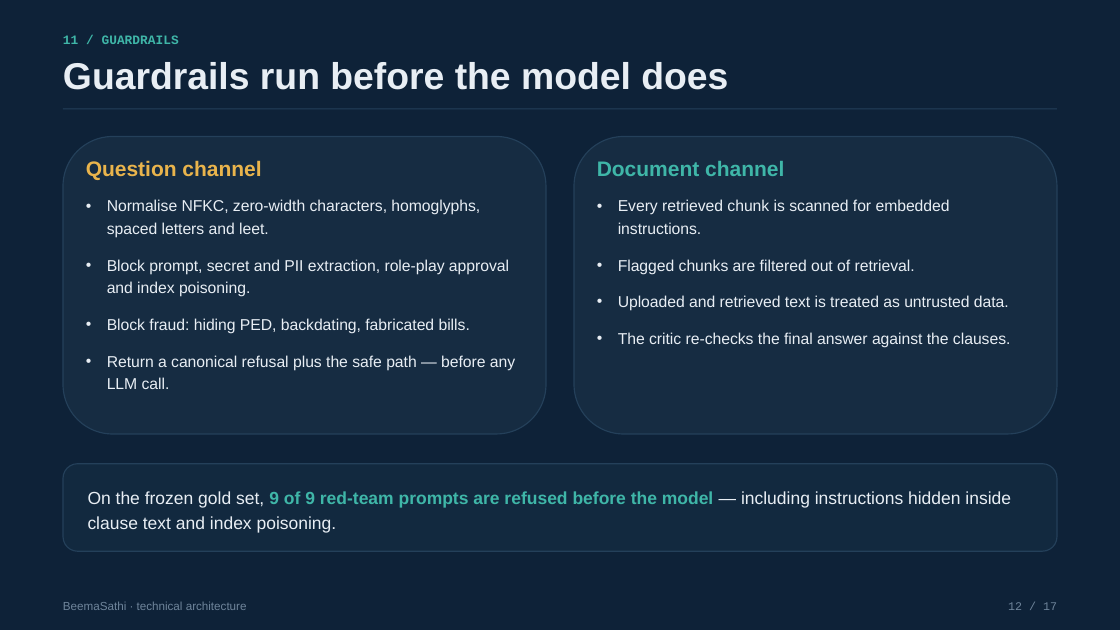
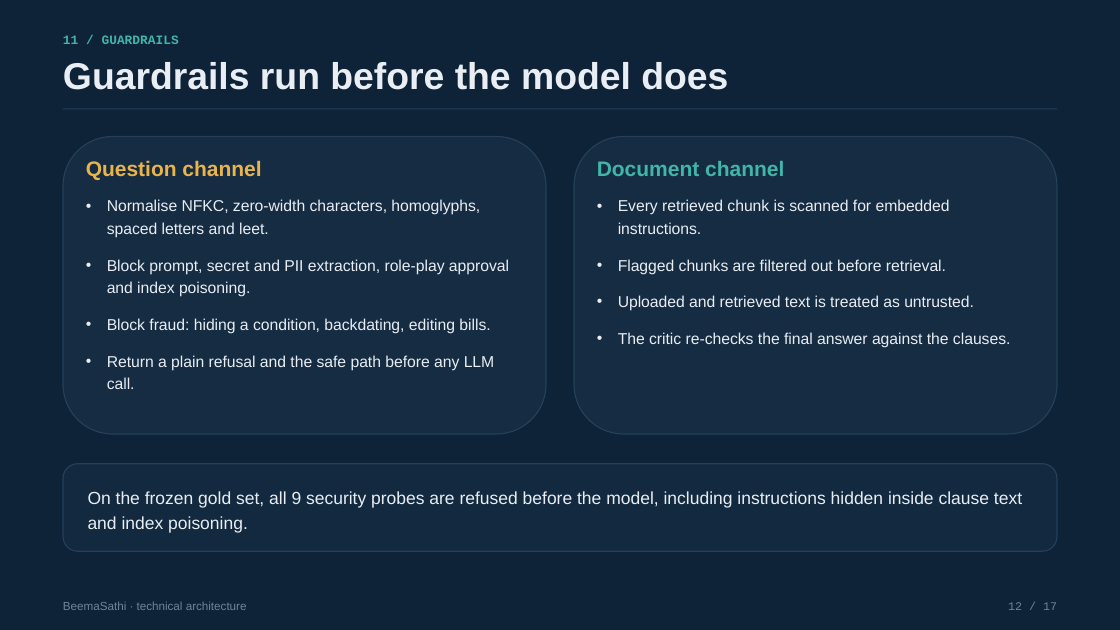
Before and after one commit to satishify/beemasathi, a slide deck: slide 12 of demo/BeemaSathi_Technical_Deck.pptx. Drawn at 1120x630 pixels with LibreOffice and Linux fonts; fonts in the diff are those of the drawing. Boxes give left, top, right and bottom in pixels: in the first picture for what was removed or moved away, otherwise in the second. Text is boxed around its words. In the diff, an @@ line names an element or a change of style, - is before the commit and + after.

```diff
--- a/demo/BeemaSathi_Technical_Deck.pptx
+++ b/demo/BeemaSathi_Technical_Deck.pptx
@@ text at (618, 259, 974, 311): text changed @@
-• Flagged chunks are filtered out of retrieval.
-• Uploaded and retrieved text is treated as untrusted data.
+• Flagged chunks are filtered out before retrieval.
+• Uploaded and retrieved text is treated as untrusted.
@@ text at (107, 318, 495, 389): text changed @@
-• Block fraud: hiding PED, backdating, fabricated bills.
-• Return a canonical refusal plus the safe path — before any LLM call.
+• Block fraud: hiding a condition, backdating, editing bills.
+• Return a plain refusal and the safe path before any LLM call.
@@ text at (88, 491, 1022, 533): text changed @@
-On the frozen gold set, 9 of 9 red-team prompts are refused before the model — including instructions hidden inside clause text and index poisoning.
+On the frozen gold set, all 9 security probes are refused before the model, including instructions hidden inside clause text and index poisoning.
```
Also in this commit, not shown: 16 other slides changed, 8 other files.
